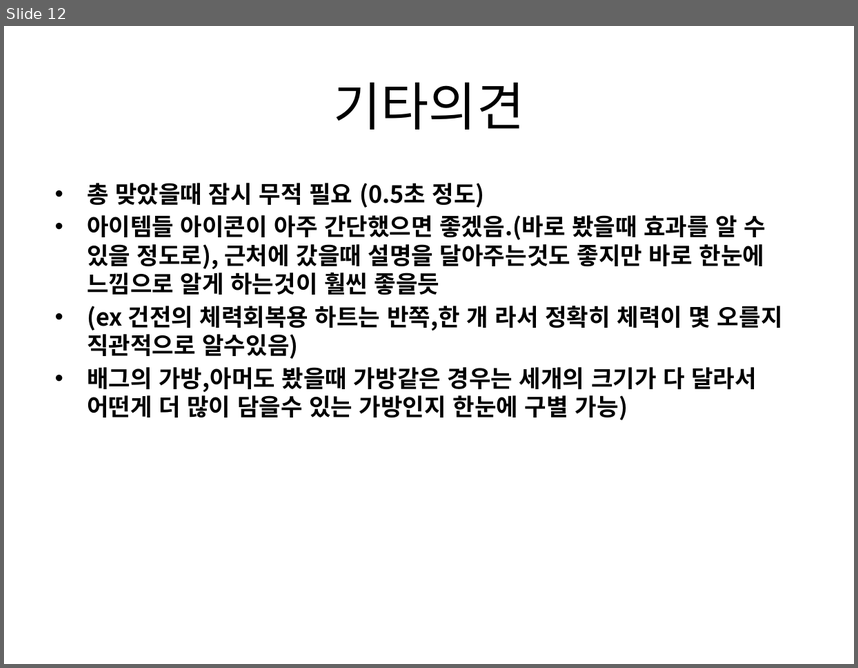
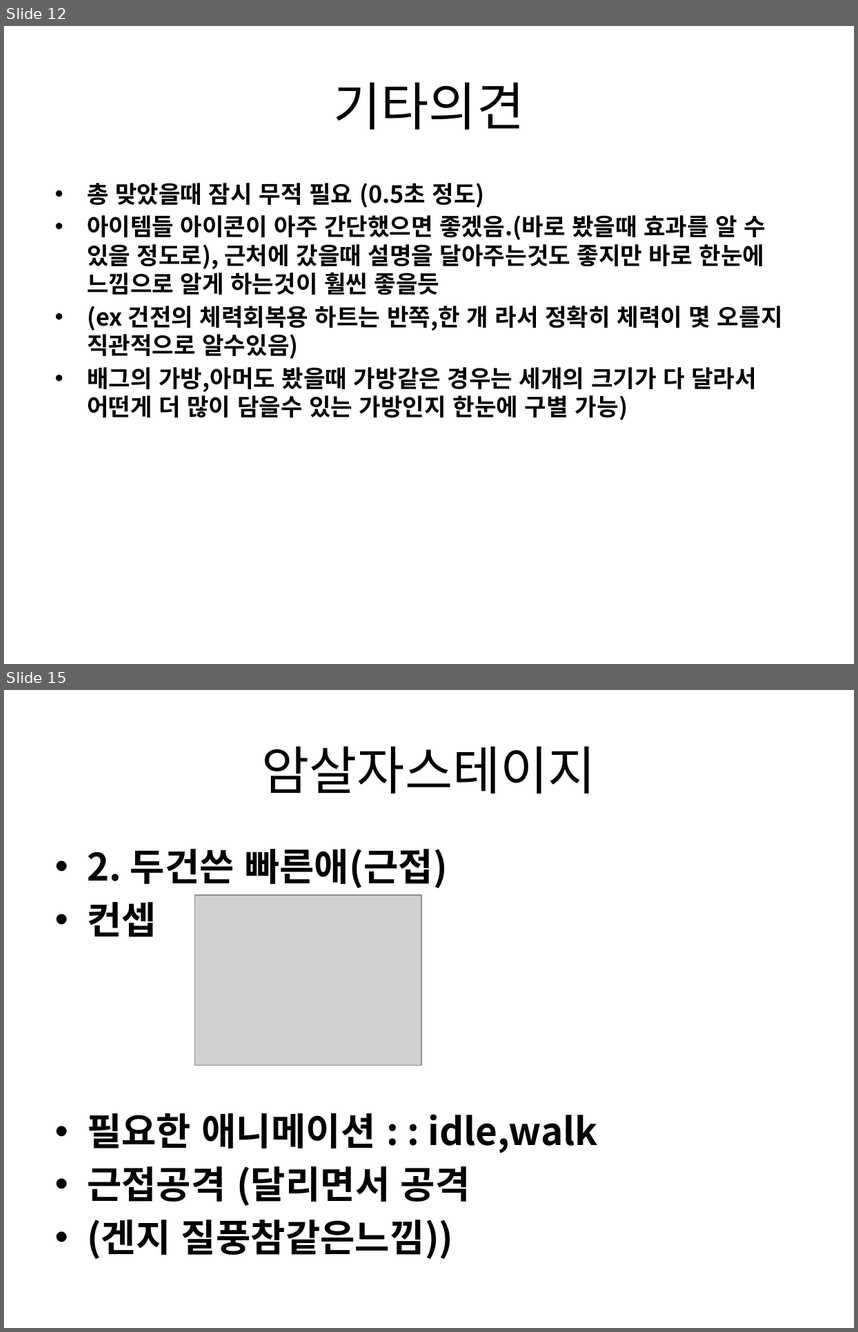
Before and after one commit to gkdlgndpdu/EscapeJail, a slide deck: EscapeJail/Assets/기획/스테이지1기획.pptx. Shown one above the other, each under a label of ours: slide 12 before the commit, slides 12 and 15 after it; the slides between them are not shown. The pictures are 858x668 and 858x1332 pixels, drawn with LibreOffice and Linux fonts; fonts in the diff are those of the drawing; grey boxes stand for pictures. Boxes give left, top, right and bottom in pixels: in the first picture for what was removed or moved away, otherwise in the second. Text is boxed around its words. In the diff, an @@ line names an element or a change of style, - is before the commit and + after.

```diff
--- a/EscapeJail/Assets/기획/스테이지1기획.pptx
+++ b/EscapeJail/Assets/기획/스테이지1기획.pptx
@@ slide 15 added at [4,690,854,1328], background #FFFFFF @@
@@ title added at [261,746,596,793], 44 pt, text #000000 @@
+암살자스테이지
@@ text added at [87,849,598,1259], 32 pt, text #000000, bold @@
+• 2. 두건쓴 빠른애(근접)
+• 컨셉
+• 필요한 애니메이션 : : idle,walk
+• 근접공격 (달리면서 공격
+• (겐지 질풍참같은느낌))
@@ picture added at [194,895,421,1065] @@
```
Also in this commit, not shown: 2 slides changed, 5 other slides added, 12 other files.
